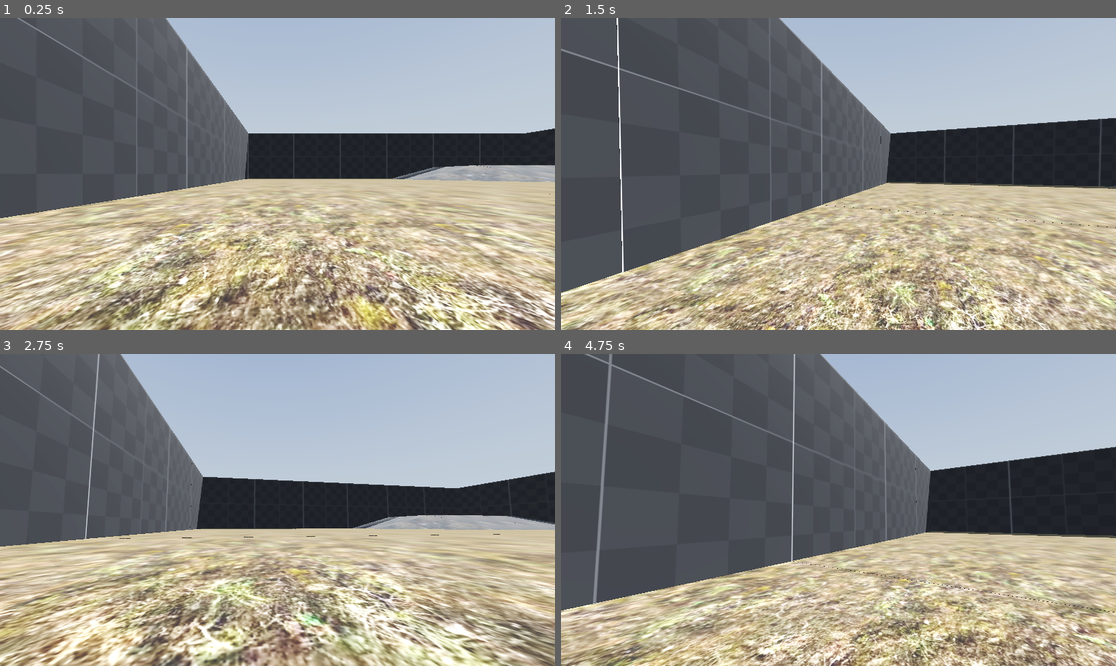
Above: before the commit, frames 1-4 (two rows, left to right).
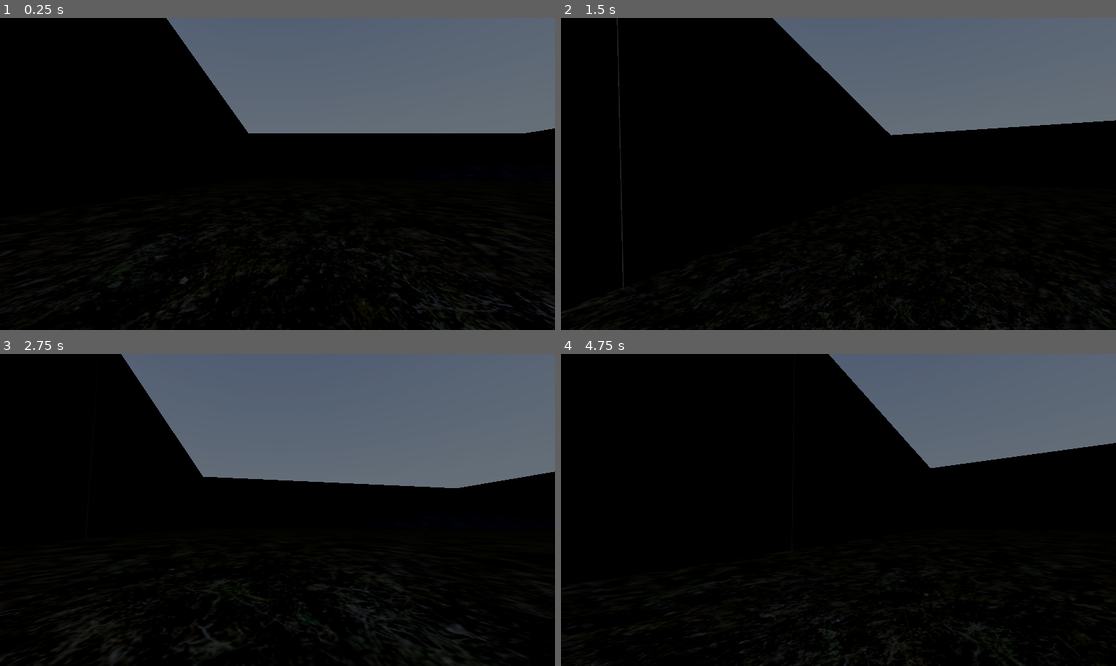
Above: after the commit, the same moments.

Repository: Edgar-Loop/LopezEdgar-FirstPersonGame
Game: Godot game, scene res://Scenes/Main.tscn
Same seed, same stepped clock (60 frames per second), same inputs: the game is played once before the commit and once after it. A sky picture missing from this copy of the repository is replaced by a grey-blue gradient.
Inputs (mouse positions are in pixels of both pictures, inside the frame that each line leads up to):
- Up to frame 1 (0.25 s): no input
- Up to frame 2 (1.5 s): tap Enter (ui_accept) at 0.5 s; move the mouse to (866, 174) at 0.52 s; hold Ctrl (Crouch) 0.53-1.28 s; hold W (Forward) from 0.53 s (still down); click (866, 174) at 0.67 s; tap Space (Jump) at 0.77 s; move the mouse to (810, 174) at 1.27 s; tap Shift (Sprint) at 1.35 s
- Up to frame 3 (2.75 s): keep holding W (Forward); tap Space (Jump) at 1.52 s; move the mouse to (288, 503) at 2.02 s; hold Ctrl (Crouch) from 2.03 s (still down)
- Up to frame 4 (4.75 s): keep holding W (Forward); move the mouse to (832, 516) at 2.77 s; release Ctrl (Crouch) at 2.78 s; tap Shift (Sprint) at 2.85, 4.35 s; click (832, 516) at 2.92 s; tap Space (Jump) at 3.02, 3.77, 4.52 s; move the mouse to (877, 513) at 3.52 s; hold Ctrl (Crouch) 3.53-4.28 s; move the mouse to (794, 506) at 4.27 s

The runs differ from the first frame. In frame 1, 100% of the frame differs, in the area x 0-100%, y 0-100%; in frame 2, 100%; in frame 3, 100%; in frame 4, 100%.

Commit message:
Changed map style
I have made it be a more scary night time theme. I have also added lights inside the houses testing out the shadow effect

Diff:
--- a/Scenes/Main.tscn
+++ b/Scenes/Main.tscn
@@ -80,10 +80,13 @@
 
 [sub_resource type="Sky" id="Sky_5ukr8"]
 sky_material = SubResource("PanoramaSkyMaterial_fo5ed")
+radiance_size = 0
 
 [sub_resource type="Environment" id="Environment_o06y3"]
 background_mode = 2
+background_energy_multiplier = 0.5
 sky = SubResource("Sky_5ukr8")
+ambient_light_sky_contribution = 0.5
 tonemap_mode = 2
 glow_enabled = true
 
@@ -512,7 +515,7 @@
 transform = Transform3D(1, 0, 0, 0, 1, 0, 0, 0, 1, 11, 10, 73)
 
 [node name="House3" parent="Stage/Buildings" unique_id=1101369077 instance=ExtResource("4_vy5pj")]
-transform = Transform3D(1, 0, 0, 0, 1, 0, 0, 0, 1, -14.368614, 10.17592, 73.14944)
+transform = Transform3D(1, 0, 0, 0, 1, 0, 0, 0, 1, -14.368614, 10.07592, 73.14944)
 
 [node name="Grave" type="Node" parent="Stage" unique_id=110913660]
 
@@ -633,7 +636,8 @@
 environment = SubResource("Environment_o06y3")
 
 [node name="DirectionalLight3D" type="DirectionalLight3D" parent="env" unique_id=210487827]
-transform = Transform3D(-0.8660254, -0.43301278, 0.25, 0, 0.49999997, 0.86602545, -0.50000006, 0.75, -0.43301266, 0, 0, 0)
+transform = Transform3D(0.075610146, 0.9956426, 0.05457551, -0.017337741, 0.056031488, -0.99827874, -0.9969867, 0.074533984, 0.02149879, 0, 17, 0)
+light_energy = 0.5
 shadow_enabled = true
 
 [node name="Player" type="CharacterBody3D" parent="." unique_id=1942950186]
--- a/Scenes/house.tscn
+++ b/Scenes/house.tscn
@@ -3,6 +3,7 @@
 [ext_resource type="Texture2D" uid="uid://cdfx46mipak3f" path="res://Addons/Material/Stone Wall Material.jpg" id="1_3jr7h"]
 [ext_resource type="Texture2D" uid="uid://dxgwnleh3e2ik" path="res://Addons/Material/OakPlankMaterial.jpg" id="2_iqtyj"]
 [ext_resource type="Texture2D" uid="uid://kiavfnqwhpu8" path="res://Addons/Material/Stone Floor Material.jpg" id="3_xi0mm"]
+[ext_resource type="PackedScene" uid="uid://bx0tl6tyysp5l" path="res://Addons/brackeys_3d_game_assets/dungeon_assets/props/torch_mounted.glb" id="4_iqtyj"]
 
 [sub_resource type="StandardMaterial3D" id="StandardMaterial3D_0sclb"]
 albedo_texture = ExtResource("1_3jr7h")
@@ -211,3 +212,35 @@
 use_collision = true
 size = Vector3(8, 1, 20)
 material = SubResource("StandardMaterial3D_kln2b")
+
+[node name="torch_mounted2" parent="." unique_id=800110732 instance=ExtResource("4_iqtyj")]
+transform = Transform3D(-4.371139e-08, 0, -1, 0, 1, 0, 1, 0, -4.371139e-08, 8.4, -7.4, 0)
+
+[node name="OmniLight3D" type="OmniLight3D" parent="torch_mounted2" unique_id=1197386229]
+transform = Transform3D(-4.371139e-08, 0, 1, 0, 1, 0, -1, 0, -4.371139e-08, 1.3113407e-08, 0.5, 0.29999924)
+light_color = Color(1, 0.6666667, 0.15686275, 1)
+light_energy = 1.5
+
+[node name="torch_mounted3" parent="." unique_id=1468758252 instance=ExtResource("4_iqtyj")]
+transform = Transform3D(1.3113416e-07, 0, 1, 0, 1, 0, -1, 0, 1.3113416e-07, -8.500001, -7.4, 0)
+
+[node name="OmniLight3D" type="OmniLight3D" parent="torch_mounted3" unique_id=47885363]
+transform = Transform3D(-4.371139e-08, 0, 1, 0, 1, 0, -1, 0, -4.371139e-08, 1.3113407e-08, 0.5, 0.29999924)
+light_color = Color(1, 0.6666667, 0.15686275, 1)
+light_energy = 1.5
+
+[node name="torch_mounted4" parent="." unique_id=1619477603 instance=ExtResource("4_iqtyj")]
+transform = Transform3D(-4.371139e-08, 0, -1, 0, 1, 0, 1, 0, -4.371139e-08, 8.4, 0.5999999, 0)
+
+[node name="OmniLight3D" type="OmniLight3D" parent="torch_mounted4" unique_id=1023378860]
+transform = Transform3D(-4.371139e-08, 0, 1, 0, 1, 0, -1, 0, -4.371139e-08, 1.3113407e-08, 0.5, 0.29999924)
+light_color = Color(1, 0.6666667, 0.15686275, 1)
+light_energy = 1.5
+
+[node name="torch_mounted5" parent="." unique_id=1049038982 instance=ExtResource("4_iqtyj")]
+transform = Transform3D(1.3113416e-07, 0, 1, 0, 1, 0, -1, 0, 1.3113416e-07, -8.500001, 0.5999999, 0)
+
+[node name="OmniLight3D" type="OmniLight3D" parent="torch_mounted5" unique_id=2023520942]
+transform = Transform3D(-4.371139e-08, 0, 1, 0, 1, 0, -1, 0, -4.371139e-08, 1.3113407e-08, 0.5, 0.29999924)
+light_color = Color(1, 0.6666667, 0.15686275, 1)
+light_energy = 1.5
--- a/Scripts/player.gd
+++ b/Scripts/player.gd
@@ -11,7 +11,7 @@
 const walking_speed = 5.0
 const sprint_speed = 15.0
 const crouch_speed = 3.0
-const jump_velocity = 7.5
+const jump_velocity = 8.5
 
 const mouse_sens = 0.4
 
